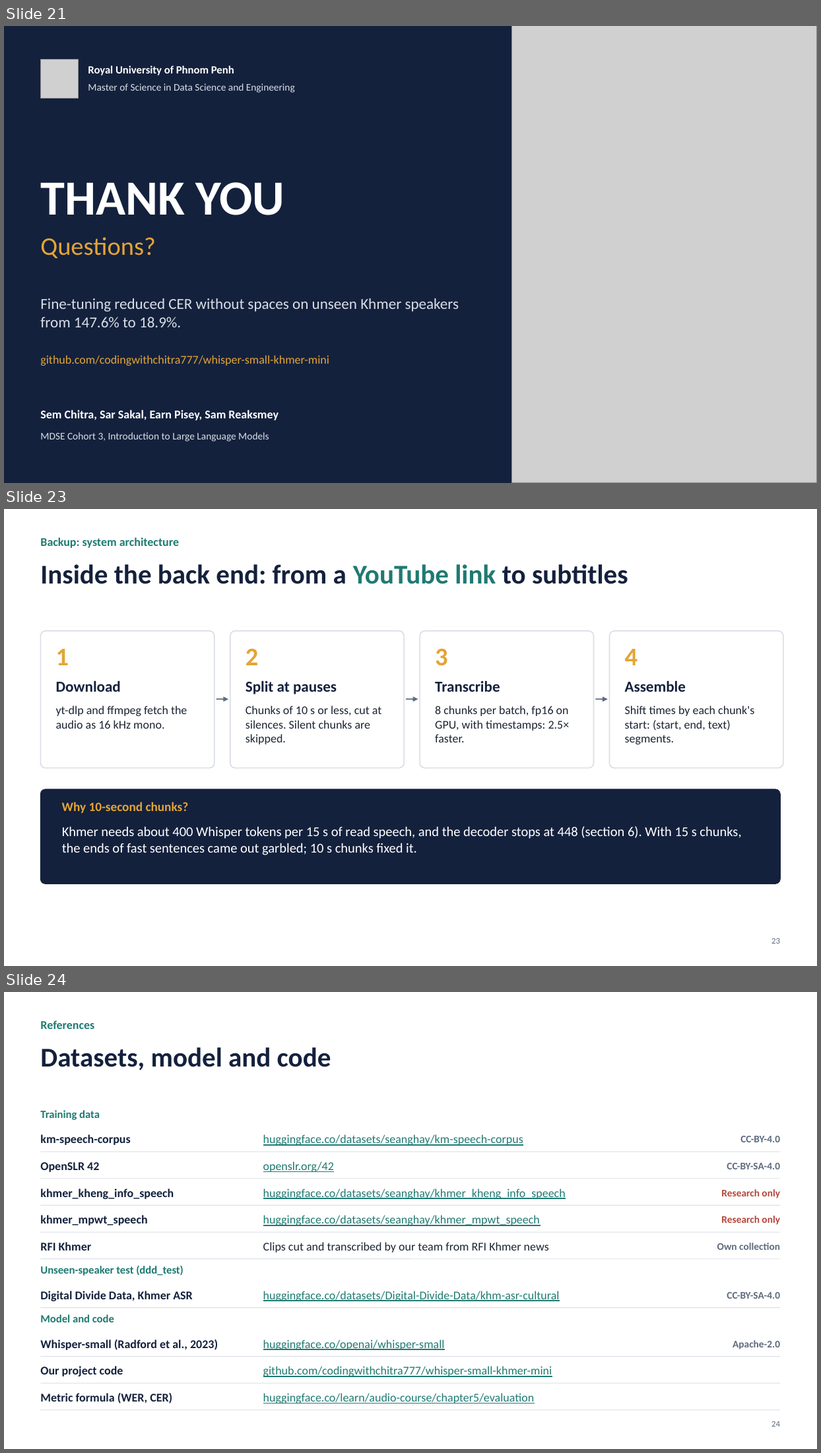
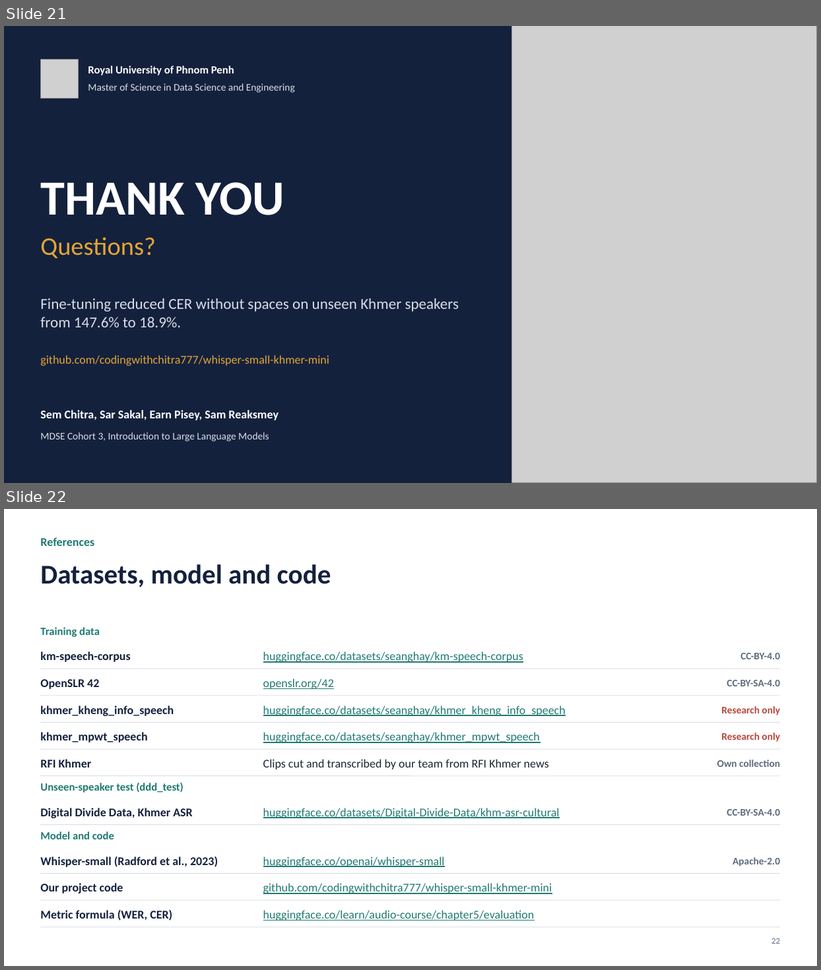
Before and after one commit to codingwithchitra777/whisper-small-khmer-mini, a slide deck: docs/Khmer_Speech_to_Subtitles_Final.pptx. Shown one above the other, each under a label of ours: slides 21, 23 and 24 before the commit, slides 21 and 22 after it; the slides between them are not shown. The pictures are 821x1453 and 821x970 pixels, drawn with LibreOffice and Linux fonts; fonts in the diff are those of the drawing; grey boxes stand for pictures. Boxes give left, top, right and bottom in pixels: in the first picture for what was removed or moved away, otherwise in the second. Text is boxed around its words. In the diff, an @@ line names an element or a change of style, - is before the commit and + after.

```diff
--- a/docs/Khmer_Speech_to_Subtitles_Final.pptx
+++ b/docs/Khmer_Speech_to_Subtitles_Final.pptx
@@ slide 23 removed at (4,509,817,966), background #FFFFFF @@
@@ text removed at (40,537,179,548) @@
-Backup: system architecture
@@ title removed at (40,564,628,584) @@
-Inside the back end: from a YouTube link to subtitles
@@ rounded rectangle removed at (40,631,215,768) @@
@@ rounded rectangle removed at (230,631,404,768) @@
@@ rounded rectangle removed at (420,631,594,768) @@
@@ rounded rectangle removed at (610,631,783,768) @@
@@ text removed at (56,649,69,665) @@
-1
@@ text removed at (246,648,258,665) @@
-2
@@ text removed at (435,648,448,666) @@
-3
@@ text removed at (625,649,638,665) @@
-4
@@ text removed at (56,681,121,692) @@
-Download
@@ text removed at (246,681,337,694) @@
-Split at pauses
@@ text removed at (435,681,500,692) @@
-Transcribe
@@ text removed at (625,681,686,692) @@
-Assemble
@@ text removed at (56,706,187,729) @@
-yt-dlp and ffmpeg fetch the audio as 16 kHz mono.
@@ arrow removed from (217, 699) to (228, 699) @@
@@ text removed at (246,706,382,745) @@
-Chunks of 10 s or less, cut at silences. Silent chunks are skipped.
@@ arrow removed from (406, 699) to (418, 699) @@
@@ text removed at (435,706,570,743) @@
-8 chunks per batch, fp16 on GPU, with timestamps: 2.5× faster.
@@ arrow removed from (596, 699) to (608, 699) @@
@@ text removed at (625,706,754,745) @@
-Shift times by each chunk's start: (start, end, text) segments.
@@ rounded rectangle removed at (40,789,781,884) @@
@@ text removed at (62,802,189,813) @@
-Why 10-second chunks?
@@ text removed at (62,826,741,855) @@
-Khmer needs about 400 Whisper tokens per 15 s of read speech, and the decoder stops at 448 (section 6). With 15 s chunks, the ends of fast sentences came out garbled; 10 s chunks fixed it.
@@ page number removed at (772,938,780,944) @@
-23
@@ what was slide 24 is now slide 22 @@
@@ page number at (772,938,780,944): text changed @@
-24
+22
```
Also in this commit, not shown: 3 slides changed, 1 other slide removed.
